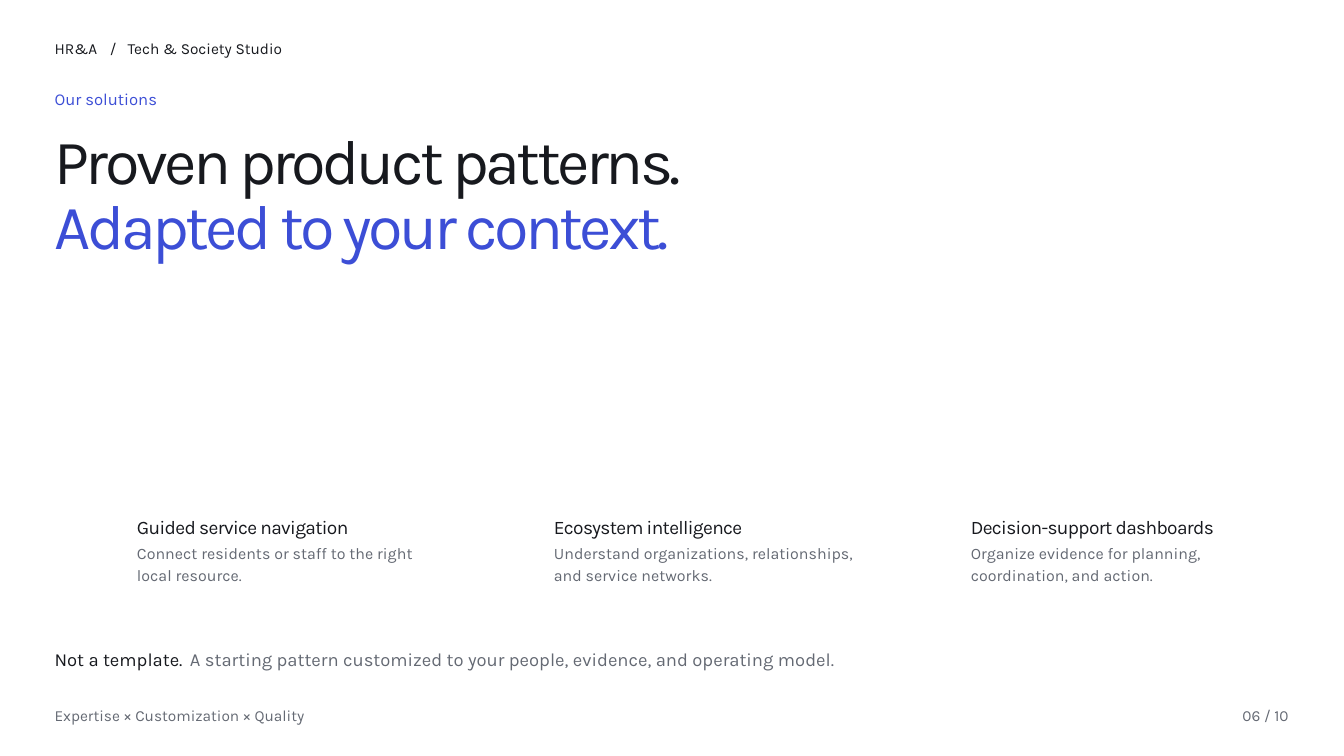
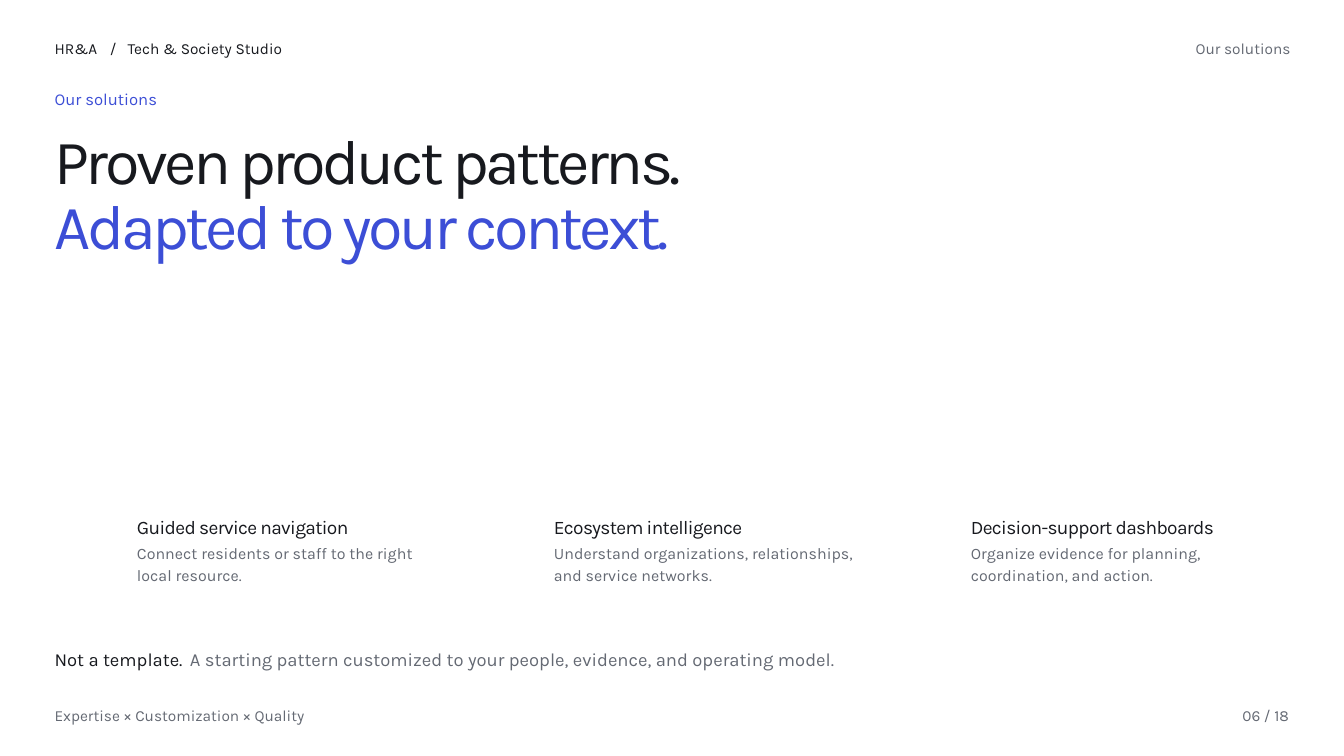
Before and after one commit to Alphaam/cc-chatbot-dev, a slide deck: slide 6 of public/presentation/studio-editable.pptx. Drawn at 1344x756 pixels with LibreOffice and Linux fonts; fonts in the diff are those of the drawing; background and template pictures are left out. Boxes give left, top, right and bottom in pixels: in the first picture for what was removed or moved away, otherwise in the second. Text is boxed around its words. In the diff, an @@ line names an element or a change of style, - is before the commit and + after.

```diff
--- a/public/presentation/studio-editable.pptx
+++ b/public/presentation/studio-editable.pptx
@@ text added at [1196, 43, 1290, 54], 13.2 pt, text #646973 @@
+Our solutions
@@ text at [1242, 711, 1289, 721]: text changed @@
-06 / 10
+06 / 18
```
Also in this commit, not shown: 6 other slides changed, 11 slides added, 3 slides removed, 6 other files.
